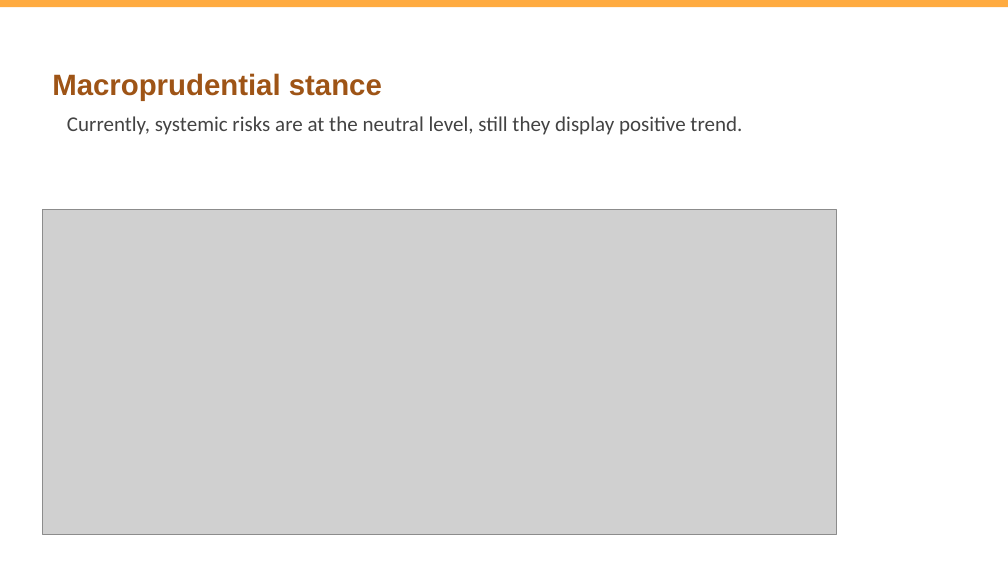
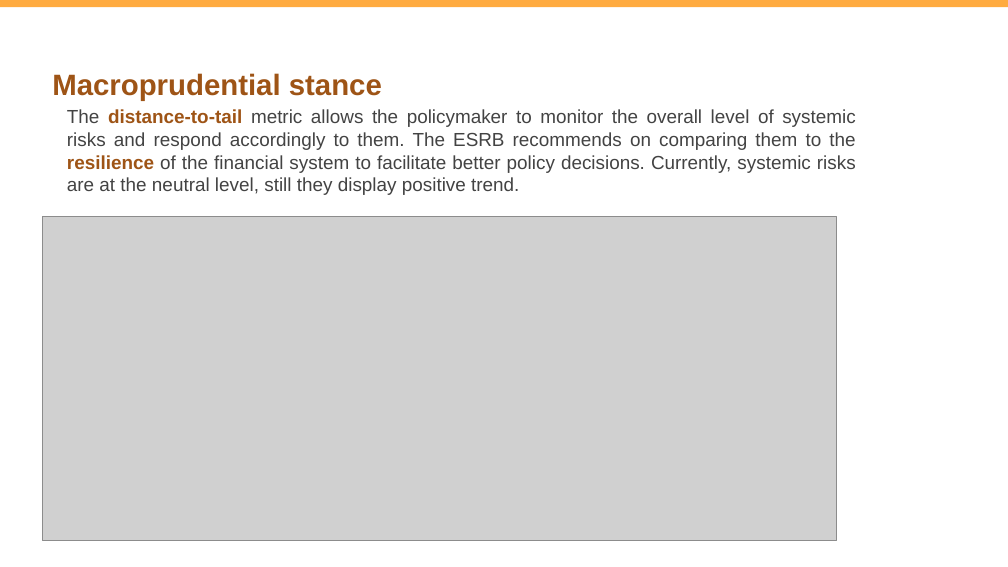
Before and after one commit to vlad-yeghiazaryan/armenian-gar, a slide deck: slide 7 of Presentations/Growth at Risk Armenia periodical 2024Q3.pptx (slide 6 before the commit). Drawn at 1008x567 pixels with LibreOffice and Linux fonts; fonts in the diff are those of the drawing; grey boxes stand for pictures. Boxes give left, top, right and bottom in pixels: in the first picture for what was removed or moved away, otherwise in the second. Text is boxed around its words. In the diff, an @@ line names an element or a change of style, - is before the commit and + after.

```diff
--- a/Presentations/Growth at Risk Armenia periodical 2024Q3.pptx
+++ b/Presentations/Growth at Risk Armenia periodical 2024Q3.pptx
@@ text at (x1=67, y1=109, x2=856, y2=195): text changed; size 20 to 18 pt; font Calibri to Arial @@
-Currently, systemic risks are at the neutral level, still they display positive trend.
+The distance-to-tail metric allows the policymaker to monitor the overall level of systemic risks and respond accordingly to them. The ESRB recommends on comparing them to the resilience of the financial system to facilitate better policy decisions. Currently, systemic risks are at the neutral level, still they display positive trend.
@@ picture moved from (x1=42, y1=209, x2=837, y2=534) to (x1=42, y1=216, x2=837, y2=541) @@
```
Also in this commit, not shown: 5 other slides changed, 5 slides added, 6 slides removed, 17 other files.
